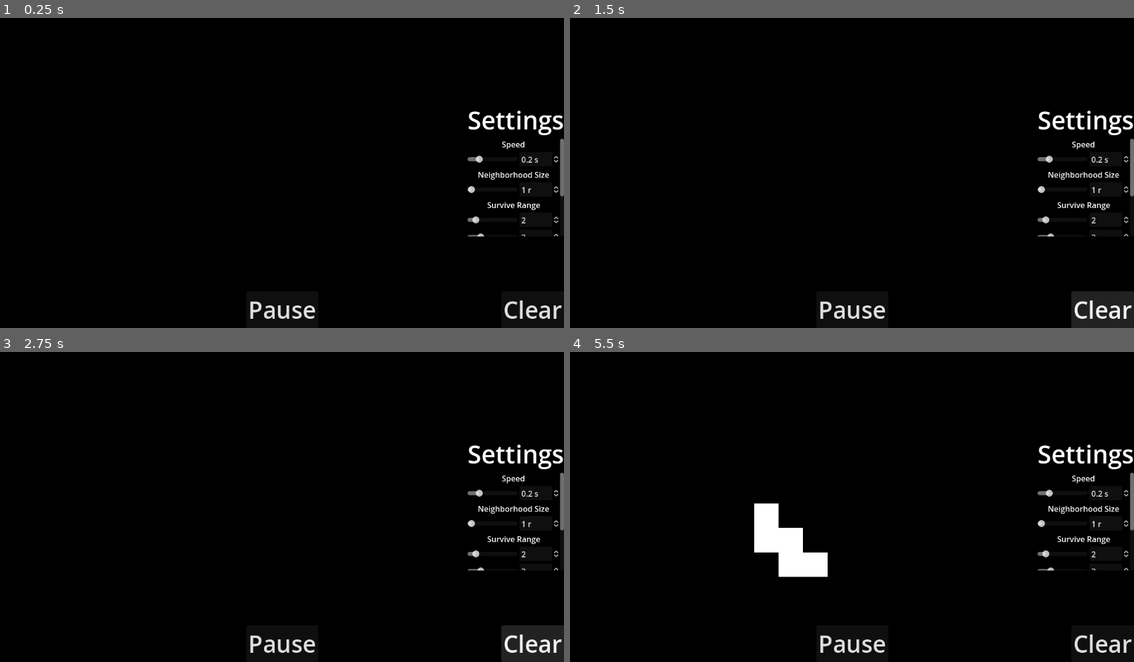
Above: before the commit, frames 1-4 (two rows, left to right).
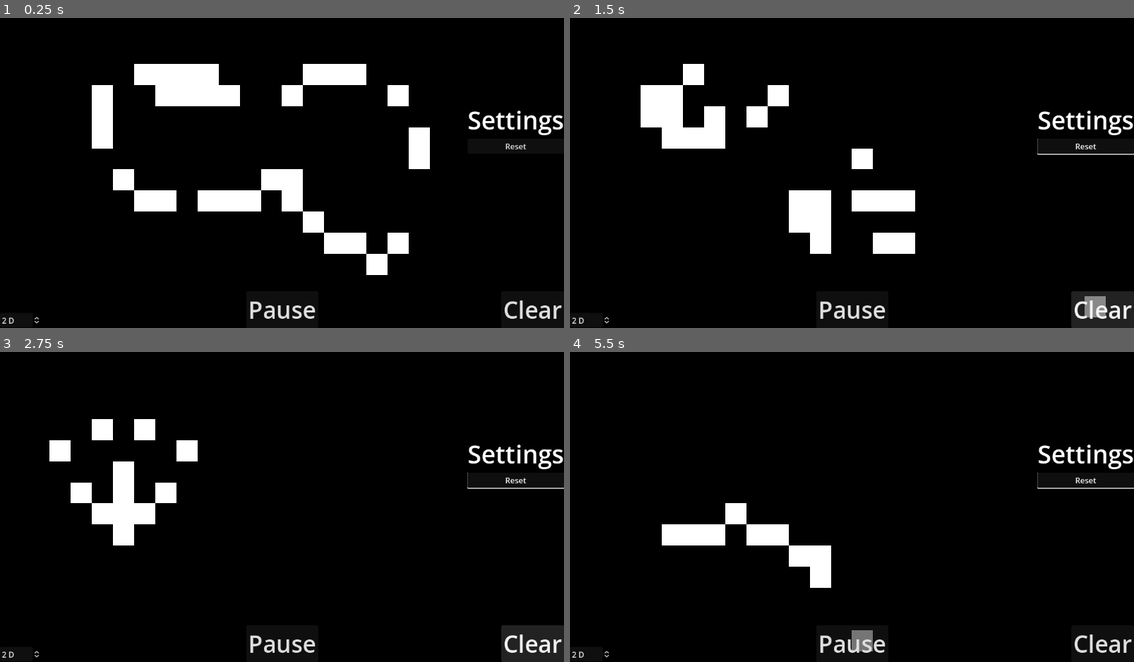
Above: after the commit, the same moments.

Repository: Shuflduf/GridBox
Game: Godot game, scene res://Scenes/main_3d.tscn
Same seed, same stepped clock (60 frames per second), same inputs: the game is played once before the commit and once after it. Before the commit the project starts from res://Scenes/main.tscn.
Inputs (mouse positions are in pixels of both pictures, inside the frame that each line leads up to):
- Up to frame 1 (0.25 s): no input
- Up to frame 2 (1.5 s): click "Reset" at 0.5 s; click "Clear" at 1.25 s
- Up to frame 3 (2.75 s): click "Clear" at 2 s
- Up to frame 4 (5.5 s): click "Clear" at 2.75 s; move the mouse to (976, 488) at 3.52 s; hold Shift (move) 3.53-4.25 s; click (976, 488) at 3.67 s; click "Pause" at 4.25 s; drag from (739, 519) to (823, 565) at 5.02 s

The runs differ from the first frame. In frame 1, 8.9% of the frame differs, in the area x 0-100%, y 14-99%; in frame 2, 6.6%; in frame 3, 3.9%; in frame 4, 3.3%.
Error after the commit: Cannot call method 'get_children' on a null value. (res://Scripts/ui.gd:16)

Commit message:
its 3d now but no one nows

Diff:
--- a/Scenes/main.tscn
+++ b/Scenes/main.tscn
@@ -1,9 +1,10 @@
-[gd_scene load_steps=8 format=3 uid="uid://bauwoky2yjtba"]
+[gd_scene load_steps=9 format=3 uid="uid://bauwoky2yjtba"]
 
 [ext_resource type="Script" path="res://Scripts/main.gd" id="1_4s1q2"]
 [ext_resource type="Shader" path="res://Resources/white.gdshader" id="1_xwe34"]
 [ext_resource type="Texture2D" uid="uid://88knuobdec1r" path="res://Resources/pixel.png" id="2_1ig05"]
 [ext_resource type="PackedScene" uid="uid://cuvgqa6px7l7u" path="res://Scenes/ui.tscn" id="5_ixdv2"]
+[ext_resource type="PackedScene" uid="uid://dph7g5gi1tbmn" path="res://Scenes/main_3d.tscn" id="5_qvitj"]
 
 [sub_resource type="ShaderMaterial" id="ShaderMaterial_ne3or"]
 shader = ExtResource("1_xwe34")
@@ -33,6 +34,8 @@
 
 [node name="UI" parent="CanvasLayer" instance=ExtResource("5_ixdv2")]
 
+[node name="3D" parent="." instance=ExtResource("5_qvitj")]
+
 [connection signal="clear" from="CanvasLayer/UI" to="." method="_on_ui_clear"]
 [connection signal="paused" from="CanvasLayer/UI" to="." method="_on_ui_paused"]
 [connection signal="radius_changed" from="CanvasLayer/UI" to="." method="_on_ui_radius_changed"]
--- /dev/null
+++ b/Scenes/main_3d.gd
@@ -0,0 +1,101 @@
+extends Node3D
+
+@onready var gridmap: GridMap = $GridMap
+@onready var camera: Camera3D = $Camera3D
+
+@export var settings: Array[GOLSettings]
+var default_settings: Array[GOLSettings]
+
+var time_since_generation = 0.0
+
+var playing = true
+var check_radius = 1
+var speed_for_update = 0.2
+# Ranges are stored as Vec2i, the x is min, y is max
+var survive_range = Vector2i(2, 3)
+var reproduction_range = Vector2i(3, 3)
+
+func _ready() -> void:
+	default_settings = settings
+	update_settings(settings)
+	#for i in settings:
+		#var new_label = Label.new()
+		#new_label.text = i.value_name
+		#%SettingsList.add_child(new_label)
+		#match i.value_type:
+			#"float":
+				#var value_handler = FloatValue.new()
+				#value_handler.set_ranges()
+
+
+func update_settings(new_settings: Array[GOLSettings]):
+	for i in new_settings:
+		set(i.property_name, i.value[0])
+
+
+func _process(_delta: float) -> void:
+	if Input.is_mouse_button_pressed(MOUSE_BUTTON_RIGHT):
+		gridmap.set_cell_item(mouse_world_pos(), -1)
+#
+	if Input.is_mouse_button_pressed(MOUSE_BUTTON_LEFT):
+		gridmap.set_cell_item(mouse_world_pos(), 0)
+
+
+func _physics_process(delta: float) -> void:
+	if playing:
+		time_since_generation += delta
+		if time_since_generation >= speed_for_update:
+			var new_cells = get_new_cells()
+			gridmap.clear()
+			for i in new_cells:
+				gridmap.set_cell_item(i, 0)
+			time_since_generation = 0.0
+
+
+func mouse_world_pos() -> Vector3i:
+	var mouse_position = get_viewport().get_mouse_position()
+	var ray_origin = camera.project_ray_origin(mouse_position)
+	var ray_direction = camera.project_ray_normal(mouse_position)
+	var plane = Plane(Vector3(0, 1, 0), 0)
+	var world_position = floor(plane.intersects_ray(ray_origin, ray_direction))
+	return world_position
+
+func get_new_cells():
+	var alive_cells = gridmap.get_used_cells()
+	var calculating_cell_pos = get_all_useful_cells()
+	var new_cell_pos: Array[Vector3i] = []
+	for cell in calculating_cell_pos:
+		var square = range(-check_radius, check_radius + 1)
+		var neighbor_count = 0
+		for x in square:
+			for y in square:
+				var check_pos = cell + Vector3i(x, 0, y)
+				if check_pos != cell:
+					if check_pos in alive_cells:
+						neighbor_count += 1
+		if cell in alive_cells:
+			if neighbor_count in range(survive_range.x, survive_range.y + 1):
+				new_cell_pos.append(cell)
+		else:
+			if neighbor_count in range(reproduction_range.x, reproduction_range.y + 1):
+				new_cell_pos.append(cell)
+
+	return new_cell_pos
+
+
+func get_all_useful_cells() -> Array[Vector3i]:
+	var alive_cells = gridmap.get_used_cells()
+	var final: Array[Vector3i] = alive_cells.duplicate()
+	for cell in alive_cells:
+		var square = range(-check_radius, check_radius + 1)
+		for x in square:
+			for y in square:
+				var check_pos = cell + Vector3i(x, 0, y)
+				if check_pos not in final:
+					final.append(check_pos)
+
+	return final
+
+
+func _on_ui_paused() -> void:
+	playing = !playing
--- /dev/null
+++ b/Scenes/main_3d.tscn
@@ -0,0 +1,87 @@
+[gd_scene load_steps=15 format=3 uid="uid://dph7g5gi1tbmn"]
+
+[ext_resource type="Script" path="res://Scenes/main_3d.gd" id="1_igihj"]
+[ext_resource type="Script" path="res://Scripts/cam_pivot.gd" id="1_svn0l"]
+[ext_resource type="Script" path="res://Scripts/settings.gd" id="2_0s2ju"]
+[ext_resource type="PackedScene" uid="uid://cuvgqa6px7l7u" path="res://Scenes/ui.tscn" id="4_6qr41"]
+
+[sub_resource type="Resource" id="Resource_hk3fh"]
+script = ExtResource("2_0s2ju")
+value_name = "Speed"
+property_name = "speed_for_update"
+value = [0.2]
+
+[sub_resource type="Resource" id="Resource_fn1f6"]
+script = ExtResource("2_0s2ju")
+value_name = "Radius"
+property_name = "check_radius"
+value = [1]
+
+[sub_resource type="Resource" id="Resource_mqebk"]
+script = ExtResource("2_0s2ju")
+value_name = "Survive Range"
+property_name = "survive_range"
+value = [Vector2i(2, 3)]
+
+[sub_resource type="Resource" id="Resource_cfbw1"]
+script = ExtResource("2_0s2ju")
+value_name = "Reproduction Range"
+property_name = "reproduction_range"
+value = [Vector2i(3, 3)]
+
+[sub_resource type="ProceduralSkyMaterial" id="ProceduralSkyMaterial_ha6r5"]
+sky_horizon_color = Color(0.64625, 0.65575, 0.67075, 1)
+ground_horizon_color = Color(0.64625, 0.65575, 0.67075, 1)
+
+[sub_resource type="Sky" id="Sky_huhvk"]
+sky_material = SubResource("ProceduralSkyMaterial_ha6r5")
+
+[sub_resource type="Environment" id="Environment_amyp3"]
+background_mode = 1
+background_energy_multiplier = 0.0
+sky = SubResource("Sky_huhvk")
+ambient_light_source = 2
+ambient_light_color = Color(0.446777, 0.446777, 0.446777, 1)
+ambient_light_energy = 1.95
+
+[sub_resource type="StandardMaterial3D" id="StandardMaterial3D_p1y5u"]
+shading_mode = 2
+
+[sub_resource type="BoxMesh" id="BoxMesh_xqlra"]
+material = SubResource("StandardMaterial3D_p1y5u")
+
+[sub_resource type="MeshLibrary" id="MeshLibrary_m7ynr"]
+item/0/name = "Cube"
+item/0/mesh = SubResource("BoxMesh_xqlra")
+item/0/mesh_transform = Transform3D(1, 0, 0, 0, 1, 0, 0, 0, 1, 0, 0, 0)
+item/0/shapes = []
+item/0/navigation_mesh_transform = Transform3D(1, 0, 0, 0, 1, 0, 0, 0, 1, 0, 0, 0)
+item/0/navigation_layers = 1
+
+[node name="Node3D" type="Node3D"]
+script = ExtResource("1_igihj")
+settings = Array[ExtResource("2_0s2ju")]([SubResource("Resource_hk3fh"), SubResource("Resource_fn1f6"), SubResource("Resource_mqebk"), SubResource("Resource_cfbw1")])
+
+[node name="DirectionalLight3D" type="DirectionalLight3D" parent="."]
+transform = Transform3D(0.601924, 0.691569, -0.399275, -1.49013e-08, 0.499998, 0.866027, 0.798554, -0.521282, 0.300961, 0, 0, 0)
+shadow_enabled = true
+
+[node name="WorldEnvironment" type="WorldEnvironment" parent="."]
+environment = SubResource("Environment_amyp3")
+
+[node name="GridMap" type="GridMap" parent="."]
+mesh_library = SubResource("MeshLibrary_m7ynr")
+cell_size = Vector3(1, 1, 1)
+data = {
+"cells": PackedInt32Array(4, 1, 0, 5, 0, 0, 5, 65535, 0, 5, 65534, 0, 5, 65533, 0, 4, 65533, 0, 4, 65532, 0, 3, 65532, 0, 2, 65532, 0, 1, 65532, 0, 0, 65532, 0, 0, 65533, 0, 0, 65534, 0, 1, 65535, 0, 1, 0, 0, 2, 0, 0, 3, 1, 0, 4, 0, 0, 4, 65535, 0, 4, 65534, 0, 3, 65533, 0, 2, 65533, 0, 1, 65533, 0, 1, 65534, 0, 2, 65534, 0, 2, 65535, 0, 3, 65535, 0, 3, 65534, 0, 3, 0, 0, 1, 1, 0, 2, 1, 0, 2, 2, 0, 3, 3, 0, 4, 3, 0, 5, 3, 0, 5, 2, 0, 4, 2, 0, 1, 2, 0, 65535, 65534, 0, 65534, 65535, 0, 65533, 0, 0, 65533, 1, 0, 65534, 1, 0, 65534, 0, 0, 65534, 65534, 0, 65533, 65534, 0, 65532, 65534, 0, 65531, 65534, 0, 65530, 65534, 0, 65530, 65535, 0, 65531, 65535, 0, 65532, 65535, 0, 65533, 65533, 0, 65533, 65532, 0, 65532, 65532, 0, 65531, 65532, 0, 65530, 65532, 0, 65529, 65532, 0, 65528, 65532, 0, 65528, 65533, 0, 65527, 65533, 0, 65528, 65534, 0, 65531, 0, 0, 65530, 0, 0, 65529, 0, 0, 65529, 65533, 0, 65529, 65534, 0, 65529, 65535, 0, 65528, 0, 0)
+}
+
+[node name="Camera3D" type="Camera3D" parent="."]
+transform = Transform3D(1, 0, 0, 0, -4.37114e-08, 1, 0, -1, -4.37114e-08, 0, 5, 0)
+projection = 1
+size = 15.0
+script = ExtResource("1_svn0l")
+
+[node name="UI" parent="." instance=ExtResource("4_6qr41")]
+
+[connection signal="paused" from="UI" to="." method="_on_ui_paused"]
--- a/Scenes/ui.tscn
+++ b/Scenes/ui.tscn
@@ -1,10 +1,7 @@
-[gd_scene load_steps=6 format=3 uid="uid://cuvgqa6px7l7u"]
+[gd_scene load_steps=3 format=3 uid="uid://cuvgqa6px7l7u"]
 
 [ext_resource type="Script" path="res://Scripts/ui.gd" id="1_f08p7"]
 [ext_resource type="LabelSettings" uid="uid://cwnr7bis7uo27" path="res://Resources/big.tres" id="2_k8k4s"]
-[ext_resource type="LabelSettings" uid="uid://b6eaabn1l5qu1" path="res://Resources/medium.tres" id="3_pwxuv"]
-[ext_resource type="PackedScene" uid="uid://deb7182c7c35n" path="res://Scenes/value_handler.tscn" id="4_5vq6q"]
-[ext_resource type="Script" path="res://Scripts/survive_range.gd" id="5_wwotg"]
 
 [node name="Control" type="Control"]
 layout_mode = 3
@@ -60,132 +57,12 @@
 size_flags_vertical = 4
 mouse_filter = 0
 
-[node name="VBoxContainer" type="VBoxContainer" parent="VBoxContainer/ScrollContainer"]
+[node name="SettingsList" type="VBoxContainer" parent="VBoxContainer/ScrollContainer"]
+unique_name_in_owner = true
 layout_mode = 2
 size_flags_horizontal = 3
 
-[node name="Label2" type="Label" parent="VBoxContainer/ScrollContainer/VBoxContainer"]
-layout_mode = 2
-text = "Speed"
-label_settings = ExtResource("3_pwxuv")
-horizontal_alignment = 1
-
-[node name="Speed" parent="VBoxContainer/ScrollContainer/VBoxContainer" instance=ExtResource("4_5vq6q")]
-layout_mode = 2
-default_value = 0.2
-
-[node name="Label3" type="Label" parent="VBoxContainer/ScrollContainer/VBoxContainer"]
-layout_mode = 2
-text = "Neighborhood Size"
-label_settings = ExtResource("3_pwxuv")
-horizontal_alignment = 1
-
-[node name="Radius" parent="VBoxContainer/ScrollContainer/VBoxContainer" instance=ExtResource("4_5vq6q")]
-layout_mode = 2
-default_value = 1.0
-
-[node name="Slider" parent="VBoxContainer/ScrollContainer/VBoxContainer/Radius" index="0"]
-min_value = 1.0
-max_value = 10.0
-step = 1.0
-value = 1.0
-
-[node name="SpinBox" parent="VBoxContainer/ScrollContainer/VBoxContainer/Radius" index="1"]
-min_value = 1.0
-max_value = 10.0
-step = 1.0
-value = 1.0
-suffix = "r"
-
-[node name="Label4" type="Label" parent="VBoxContainer/ScrollContainer/VBoxContainer"]
-layout_mode = 2
-text = "Survive Range"
-label_settings = ExtResource("3_pwxuv")
-horizontal_alignment = 1
-
-[node name="SurviveRange" type="VBoxContainer" parent="VBoxContainer/ScrollContainer/VBoxContainer"]
-layout_mode = 2
-script = ExtResource("5_wwotg")
-current_range = Vector2i(2, 3)
-default_value = Vector2i(2, 3)
-
-[node name="Min" parent="VBoxContainer/ScrollContainer/VBoxContainer/SurviveRange" instance=ExtResource("4_5vq6q")]
-layout_mode = 2
-
-[node name="Slider" parent="VBoxContainer/ScrollContainer/VBoxContainer/SurviveRange/Min" index="0"]
-min_value = 1.0
-max_value = 10.0
-step = 1.0
-value = 2.0
-
-[node name="SpinBox" parent="VBoxContainer/ScrollContainer/VBoxContainer/SurviveRange/Min" index="1"]
-min_value = 1.0
-max_value = 10.0
-step = 1.0
-value = 2.0
-suffix = ""
-
-[node name="Max" parent="VBoxContainer/ScrollContainer/VBoxContainer/SurviveRange" instance=ExtResource("4_5vq6q")]
-layout_mode = 2
-
-[node name="Slider" parent="VBoxContainer/ScrollContainer/VBoxContainer/SurviveRange/Max" index="0"]
-min_value = 1.0
-max_value = 10.0
-step = 1.0
-value = 3.0
-
-[node name="SpinBox" parent="VBoxContainer/ScrollContainer/VBoxContainer/SurviveRange/Max" index="1"]
-min_value = 1.0
-max_value = 10.0
-step = 1.0
-value = 3.0
-suffix = ""
-
-[node name="Label5" type="Label" parent="VBoxContainer/ScrollContainer/VBoxContainer"]
-layout_mode = 2
-text = "Reproduce Range"
-label_settings = ExtResource("3_pwxuv")
-horizontal_alignment = 1
-
-[node name="ReproductionRange" type="VBoxContainer" parent="VBoxContainer/ScrollContainer/VBoxContainer"]
-layout_mode = 2
-script = ExtResource("5_wwotg")
-current_range = Vector2i(3, 3)
-default_value = Vector2i(3, 3)
-
-[node name="Min" parent="VBoxContainer/ScrollContainer/VBoxContainer/ReproductionRange" instance=ExtResource("4_5vq6q")]
-layout_mode = 2
-
-[node name="Slider" parent="VBoxContainer/ScrollContainer/VBoxContainer/ReproductionRange/Min" index="0"]
-min_value = 1.0
-max_value = 10.0
-step = 1.0
-value = 3.0
-
-[node name="SpinBox" parent="VBoxContainer/ScrollContainer/VBoxContainer/ReproductionRange/Min" index="1"]
-min_value = 1.0
-max_value = 10.0
-step = 1.0
-value = 3.0
-suffix = ""
-
-[node name="Max" parent="VBoxContainer/ScrollContainer/VBoxContainer/ReproductionRange" instance=ExtResource("4_5vq6q")]
-layout_mode = 2
-
-[node name="Slider" parent="VBoxContainer/ScrollContainer/VBoxContainer/ReproductionRange/Max" index="0"]
-min_value = 1.0
-max_value = 10.0
-step = 1.0
-value = 3.0
-
-[node name="SpinBox" parent="VBoxContainer/ScrollContainer/VBoxContainer/ReproductionRange/Max" index="1"]
-min_value = 1.0
-max_value = 10.0
-step = 1.0
-value = 3.0
-suffix = ""
-
-[node name="Reset" type="Button" parent="VBoxContainer/ScrollContainer/VBoxContainer"]
+[node name="Reset" type="Button" parent="VBoxContainer/ScrollContainer/SettingsList"]
 layout_mode = 2
 text = "Reset"
 
@@ -205,21 +82,19 @@
 theme_override_font_sizes/font_size = 48
 text = "Clear"
 
+[node name="Dimensions" type="SpinBox" parent="."]
+layout_mode = 1
+anchors_preset = 2
+anchor_top = 1.0
+anchor_bottom = 1.0
+offset_top = -31.0
+offset_right = 83.0625
+grow_vertical = 0
+min_value = 1.0
+max_value = 3.0
+value = 2.0
+suffix = "D"
+
 [connection signal="pressed" from="Pause" to="." method="_on_pause_pressed"]
-[connection signal="value_changed" from="VBoxContainer/ScrollContainer/VBoxContainer/Speed" to="." method="_on_speed_value_changed"]
-[connection signal="value_changed" from="VBoxContainer/ScrollContainer/VBoxContainer/Radius" to="." method="_on_radius_value_changed"]
-[connection signal="value_changed" from="VBoxContainer/ScrollContainer/VBoxContainer/Radius" to="VBoxContainer/ScrollContainer/VBoxContainer/SurviveRange" method="_on_radius_value_changed"]
-[connection signal="range_changed" from="VBoxContainer/ScrollContainer/VBoxContainer/SurviveRange" to="." method="_on_survive_range_changed"]
-[connection signal="value_changed" from="VBoxContainer/ScrollContainer/VBoxContainer/SurviveRange/Min" to="VBoxContainer/ScrollContainer/VBoxContainer/SurviveRange" method="_on_min_value_changed"]
-[connection signal="value_changed" from="VBoxContainer/ScrollContainer/VBoxContainer/SurviveRange/Max" to="VBoxContainer/ScrollContainer/VBoxContainer/SurviveRange" method="_on_max_value_changed"]
-[connection signal="range_changed" from="VBoxContainer/ScrollContainer/VBoxContainer/ReproductionRange" to="." method="_on_reproduction_range_range_changed"]
-[connection signal="value_changed" from="VBoxContainer/ScrollContainer/VBoxContainer/ReproductionRange/Min" to="VBoxContainer/ScrollContainer/VBoxContainer/ReproductionRange" method="_on_min_value_changed"]
-[connection signal="value_changed" from="VBoxContainer/ScrollContainer/VBoxContainer/ReproductionRange/Max" to="VBoxContainer/ScrollContainer/VBoxContainer/ReproductionRange" method="_on_max_value_changed"]
-[connection signal="pressed" from="VBoxContainer/ScrollContainer/VBoxContainer/Reset" to="." method="_on_reset_pressed"]
+[connection signal="pressed" from="VBoxContainer/ScrollContainer/SettingsList/Reset" to="." method="_on_reset_pressed"]
 [connection signal="pressed" from="Clear" to="." method="_on_clear_pressed"]
-
-[editable path="VBoxContainer/ScrollContainer/VBoxContainer/Radius"]
-[editable path="VBoxContainer/ScrollContainer/VBoxContainer/SurviveRange/Min"]
-[editable path="VBoxContainer/ScrollContainer/VBoxContainer/SurviveRange/Max"]
-[editable path="VBoxContainer/ScrollContainer/VBoxContainer/ReproductionRange/Min"]
-[editable path="VBoxContainer/ScrollContainer/VBoxContainer/ReproductionRange/Max"]
--- /dev/null
+++ b/Scripts/cam_pivot.gd
@@ -0,0 +1,37 @@
+extends Camera3D
+
+var last_mouse_position = Vector2()
+var dragging = false
+var initial_world_position = Vector3()
+
+func _unhandled_input(event: InputEvent) -> void:
+	if event is InputEventMouseMotion:
+		if dragging:
+			var new_world_position = get_project_position(event.position, 0)
+			var offset = initial_world_position - new_world_position
+			position += offset
+
+	if event is InputEventMouseButton:
+		if event.button_index == MOUSE_BUTTON_MIDDLE:
+			if event.pressed:
+				dragging = true
+				var mouse_position = event.position
+				initial_world_position = get_project_position(mouse_position, 0)
+			else:
+				dragging = false
+
+		elif event.button_index in [MOUSE_BUTTON_WHEEL_DOWN, MOUSE_BUTTON_WHEEL_UP]:
+			var zoom_amount = -1 if event.button_index == MOUSE_BUTTON_WHEEL_UP else 1
+			size = clamp(size + zoom_amount, 0.5, 100)
+
+			# Adjust position to keep the cursor in the same world position
+			var mouse_position = get_viewport().get_mouse_position()
+			var world_position_before = get_project_position(mouse_position, 0)
+			var world_position_after = get_project_position(mouse_position, 0)
+			position += world_position_before - world_position_after
+
+func get_project_position(screen_position: Vector2, plane_y: float) -> Vector3:
+	var ray_origin = project_ray_origin(screen_position)
+	var ray_direction = project_ray_normal(screen_position)
+	var plane = Plane(Vector3(0, 1, 0), plane_y)
+	return plane.intersects_ray(ray_origin, ray_direction)
--- a/Scripts/main.gd
+++ b/Scripts/main.gd
@@ -40,44 +40,7 @@
 		var pixel_pos = $TileMap.local_to_map(get_global_mouse_position())
 		$TileMap.erase_cell(pixel_pos)
 
-func update_cells():
-	var tilemap: TileMapLayer = $TileMap
-	var alive_cells = tilemap.get_used_cells()
-	var calculating_cell_pos = get_all_useful_cells()
-	var new_cell_pos: Array[Vector2i] = []
-	for cell in calculating_cell_pos:
-		var square = range(-check_radius, check_radius + 1)
-		var neighbor_count = 0
-		for x in square:
-			for y in square:
-				var check_pos = cell + Vector2i(x, y)
-				if check_pos != cell:
-					if check_pos in alive_cells:
-						neighbor_count += 1
-		if cell in alive_cells:
-			if neighbor_count in range(survive_range.x, survive_range.y + 1):
-				new_cell_pos.append(cell)
-		else:
-			if neighbor_count in range(reproduction_range.x, reproduction_range.y + 1):
-				new_cell_pos.append(cell)
 
-	tilemap.clear()
-	for i in new_cell_pos:
-		tilemap.set_cell(i, 0, Vector2i(0, 0))
-
-func get_all_useful_cells() -> Array[Vector2i]:
-	var tilemap: TileMapLayer = $TileMap
-	var alive_cells = tilemap.get_used_cells()
-	var final: Array[Vector2i] = alive_cells.duplicate()
-	for cell in alive_cells:
-		var square = range(-check_radius, check_radius + 1)
-		for x in square:
-			for y in square:
-				var check_pos = cell + Vector2i(x, y)
-				if check_pos not in final:
-					final.append(check_pos)
-
-	return final
 
 
 func _on_ui_speed_changed(speed: float) -> void:
--- /dev/null
+++ b/Scripts/settings.gd
@@ -0,0 +1,8 @@
+class_name GOLSettings
+extends Resource
+
+@export var value_name: String
+@export var property_name: String
+
+# i cant export Variant so just set index 0 to whatever
+@export var value: Array
--- /dev/null
+++ b/Scripts/types.gd
@@ -0,0 +1 @@
+extends Resource
--- a/Scripts/ui.gd
+++ b/Scripts/ui.gd
@@ -1,30 +1,8 @@
 extends Control
 
-signal speed_changed(speed: float)
-signal radius_changed(radius: int)
-signal survive_range_changed(new_range: Vector2i)
-signal reproduction_range_changed(new_range: Vector2i)
 signal paused
 signal clear
-
-func _on_speed_value_changed(new_value: Variant) -> void:
-	speed_changed.emit(new_value)
-
-
-func _on_clear_pressed() -> void:
-	clear.emit()
-
-
-func _on_radius_value_changed(new_value: Variant) -> void:
-	radius_changed.emit(new_value)
-
-
-func _on_survive_range_changed(new_range: Vector2i) -> void:
-	survive_range_changed.emit(new_range)
-
-
-func _on_reproduction_range_range_changed(new_range: Vector2i) -> void:
-	reproduction_range_changed.emit(new_range)
+signal value_changed(value_name: String, value: Variant)
 
 func _unhandled_key_input(event: InputEvent) -> void:
 	if event.is_action_pressed("play"):
--- a/Scripts/value_handler.gd
+++ b/Scripts/value_handler.gd
@@ -1,7 +1,13 @@
+class_name FloatValue
 extends HBoxContainer
 
 signal value_changed(new_value)
-@export var default_value: float
+var default_value: float
+
+func set_ranges(min: float, max: float):
+	for i in $Slider.get_children() + $SpinBox.get_children():
+		i.min_value = min
+		i.max_value = max
 
 func _on_spin_box_value_changed(value: float) -> void:
 	$Slider.value = value
--- a/project.godot
+++ b/project.godot
@@ -11,7 +11,7 @@
 [application]
 
 config/name="GridBox"
-run/main_scene="res://Scenes/main.tscn"
+run/main_scene="res://Scenes/main_3d.tscn"
 config/features=PackedStringArray("4.3", "GL Compatibility")
 config/icon="res://icon.svg"
 
Not shown, added: Scenes/maiD618.tmp
